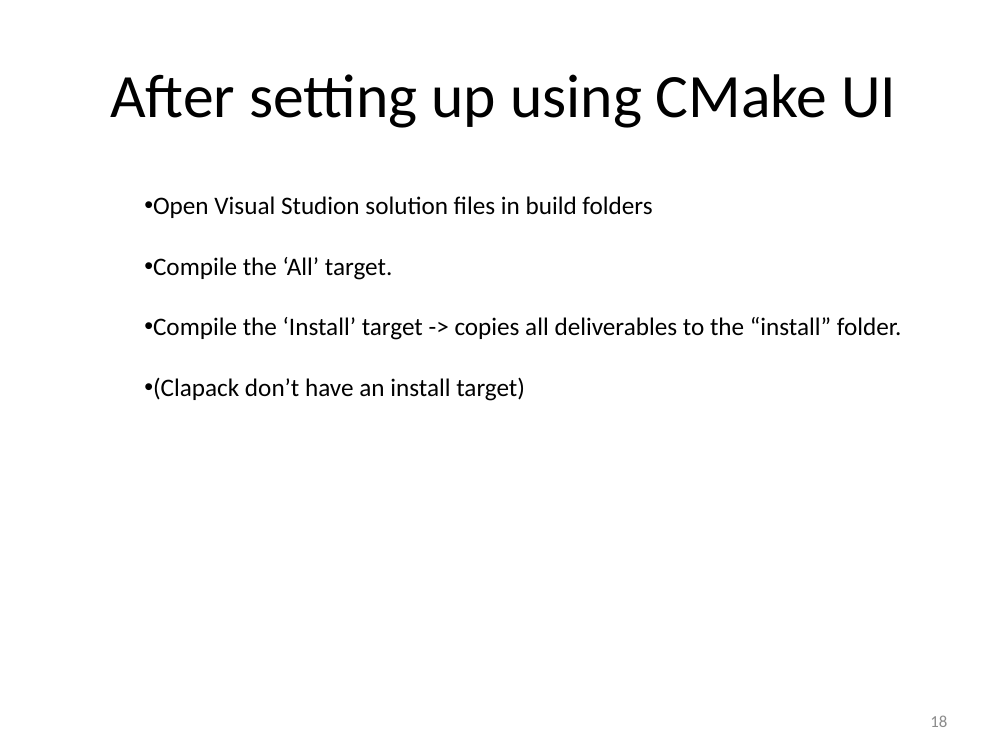
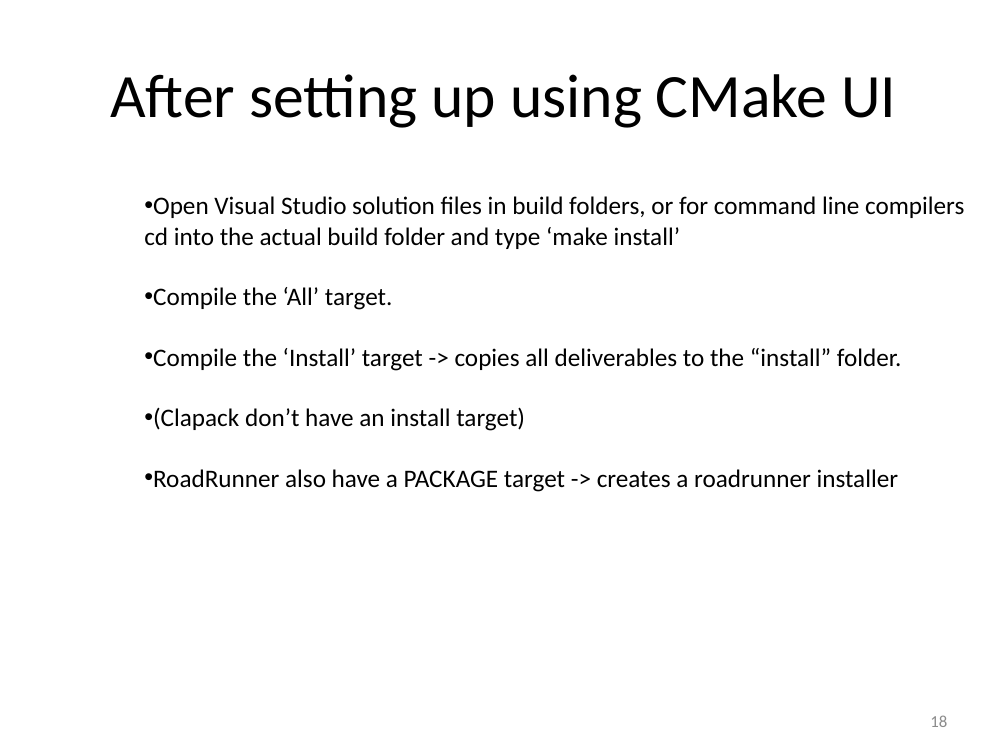
Before and after one commit to gregmedlock/roadrunnerwork, a slide deck: slide 18 of trunk/Docs/RoadRunnerPPT.pptx. Drawn at 1008x756 pixels with LibreOffice and Linux fonts; fonts in the diff are those of the drawing. Boxes give left, top, right and bottom in pixels: in the first picture for what was removed or moved away, otherwise in the second. Text is boxed around its words. In the diff, an @@ line names an element or a change of style, - is before the commit and + after.

```diff
--- a/trunk/Docs/RoadRunnerPPT.pptx
+++ b/trunk/Docs/RoadRunnerPPT.pptx
@@ text at box(144, 196, 964, 249): text changed @@
-• Open Visual Studion solution files in build folders
+• Open Visual Studio solution files in build folders, or for command line compilers
+  cd into the actual build folder and type ‘make install’
@@ text at box(153, 469, 899, 492): paragraph added @@
+• RoadRunner also have a PACKAGE target -> creates a roadrunner installer
```
Also in this commit, not shown: 15 other slides changed, 1 other file.
